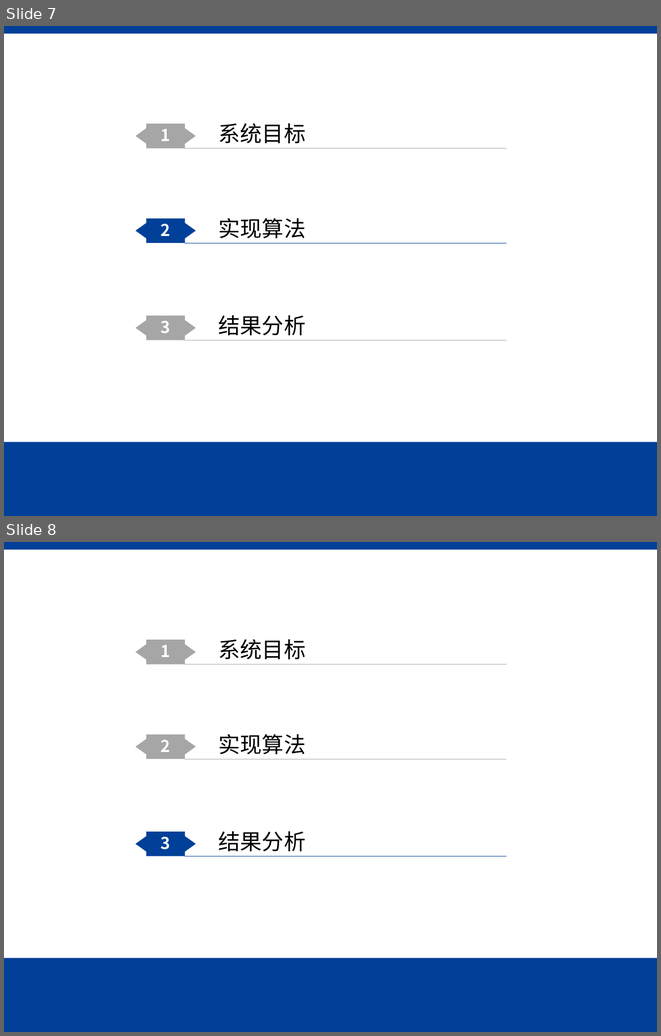
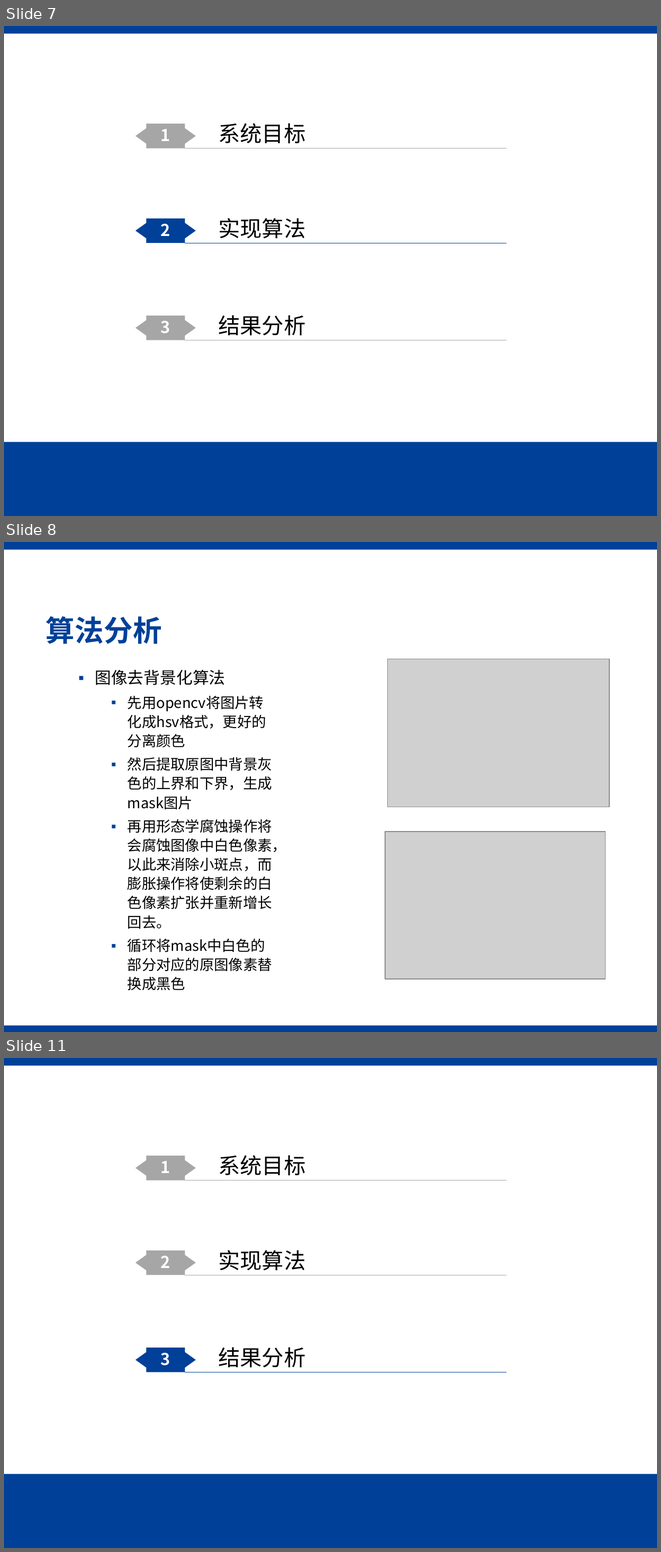
Before and after one commit to PythonMyLife/bottle_cap_recongnition, a slide deck: PPT_and_report/答辩.pptx. Shown one above the other, each under a label of ours: slides 7 and 8 before the commit, slides 7, 8 and 11 after it; the slides between them are not shown. The pictures are 661x1036 and 661x1552 pixels, drawn with LibreOffice and Linux fonts; fonts in the diff are those of the drawing; grey boxes stand for pictures; background and template pictures are left out. Boxes give left, top, right and bottom in pixels: in the first picture for what was removed or moved away, otherwise in the second. Text is boxed around its words. In the diff, an @@ line names an element or a change of style, - is before the commit and + after.

Commit message:
吴岳欣 ppt算法填写

```diff
--- a/PPT_and_report/答辩.pptx
+++ b/PPT_and_report/答辩.pptx
@@ slide 8 added at (4, 542, 657, 1032), background #FFFFFF; not listed: 1 template element that a slide beside it also shows @@
@@ title added at (46, 616, 162, 644), 32 pt, text #004098, bold @@
+算法分析
@@ picture added at (388, 659, 610, 807) @@
@@ text added at (95, 670, 286, 952), 16 pt, text #000000 @@
+  ▪ 图像去背景化算法
+    ▪ 先用opencv将图片转化成hsv格式，更好的分离颜色
+    ▪ 然后提取原图中背景灰色的上界和下界，生成mask图片
+    ▪ 再用形态学腐蚀操作将会腐蚀图像中白色像素，以此来消除小斑点，而膨胀操作将使剩余的白色像素扩张并重新增长回去。
+    ▪ 循环将mask中白色的部分对应的原图像素替换成黑色
@@ picture added at (385, 831, 606, 979) @@
@@ rectangle added at (4, 1025, 657, 1032), fill #004098 @@
@@ what was slide 8 is now slide 11 @@
```
Also in this commit, not shown: 2 other slides added.
